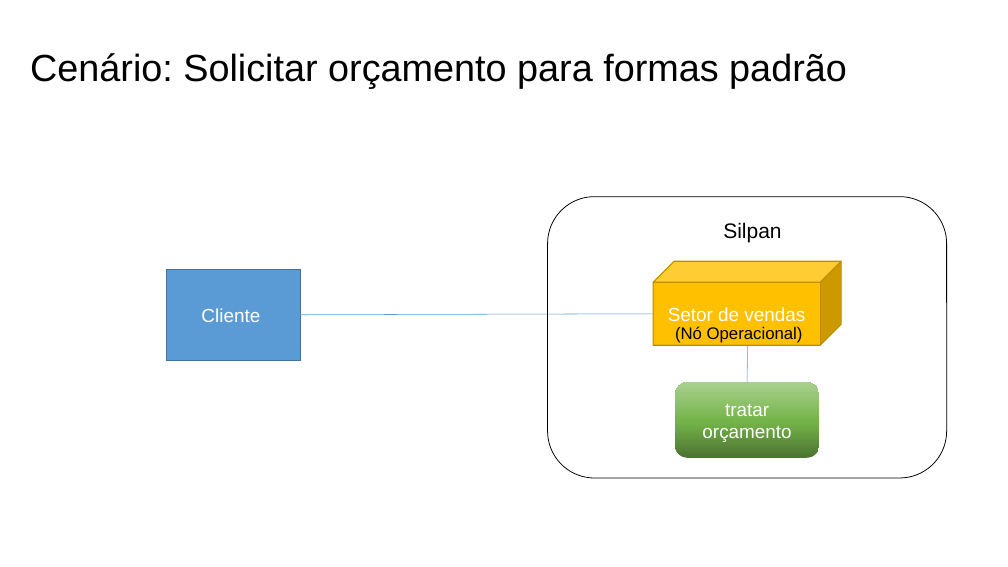
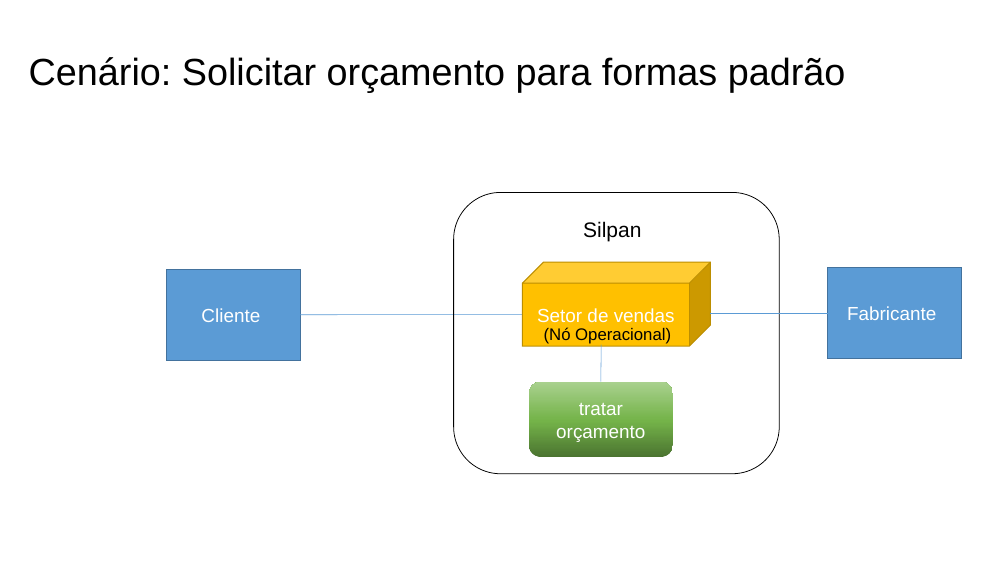
Before and after one commit to Systematicos/FindingApp, a slide deck: slide 3 of Documentation/15._Arquitetura_de_Negócio_para_cada_Cenário.pptx. Drawn at 1008x567 pixels with LibreOffice and Linux fonts; fonts in the diff are those of the drawing. Boxes give left, top, right and bottom in pixels: in the first picture for what was removed or moved away, otherwise in the second. Text is boxed around its words. In the diff, an @@ line names an element or a change of style, - is before the commit and + after.

```diff
--- a/Documentation/15._Arquitetura_de_Negócio_para_cada_Cenário.pptx
+++ b/Documentation/15._Arquitetura_de_Negócio_para_cada_Cenário.pptx
@@ title "Cenário: Solicitar orçamento para formas ...": place and size @@
-title "Cenário: Solicitar orçamento para formas ..." at (30, 53, 847, 89)
+title "Cenário: Solicitar orçamento para formas ..." at (29, 57, 846, 92)
@@ rounded rectangle: place and size @@
-rounded rectangle at (547, 197, 947, 478)
+rounded rectangle at (454, 193, 780, 474)
@@ text "Silpan": place and size @@
-text "Silpan" at (723, 222, 781, 242)
+text "Silpan" at (583, 221, 641, 241)
@@ cube "Setor de vendas": place and size @@
-cube "Setor de vendas" at (653, 262, 842, 346)
+cube "Setor de vendas" at (523, 262, 711, 346)
@@ rectangle added at (828, 268, 961, 359), fill #5B9BD5, outline #43739E 1 pt, 18 pt, text #FFFFFF @@
+Fabricante
@@ line moved from (300, 315) - (653, 314) to (300, 315) - (523, 315) @@
@@ text "(Nó Operacional)": place and size @@
-text "(Nó Operacional)" at (675, 326, 803, 343)
+text "(Nó Operacional)" at (544, 327, 671, 344)
@@ line added from (711, 313) to (828, 313), #5B9BD5 0.5 pt @@
@@ line moved from (748, 346) - (747, 383) to (601, 345) - (601, 382) @@
@@ rounded rectangle "tratar orçamento": place and size @@
-rounded rectangle "tratar orçamento" at (675, 383, 819, 458)
+rounded rectangle "tratar orçamento" at (529, 382, 673, 457)
```
Also in this commit, not shown: 4 other slides changed, 1 slide removed, 6 other files.
